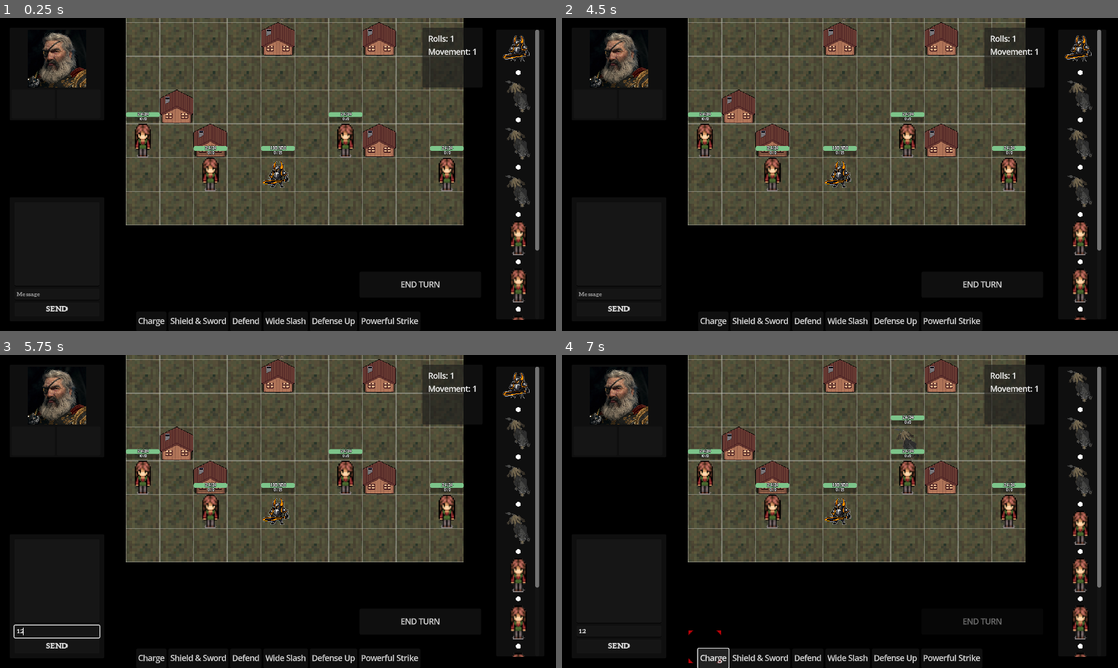
Above: before the commit, frames 1-4 (two rows, left to right).
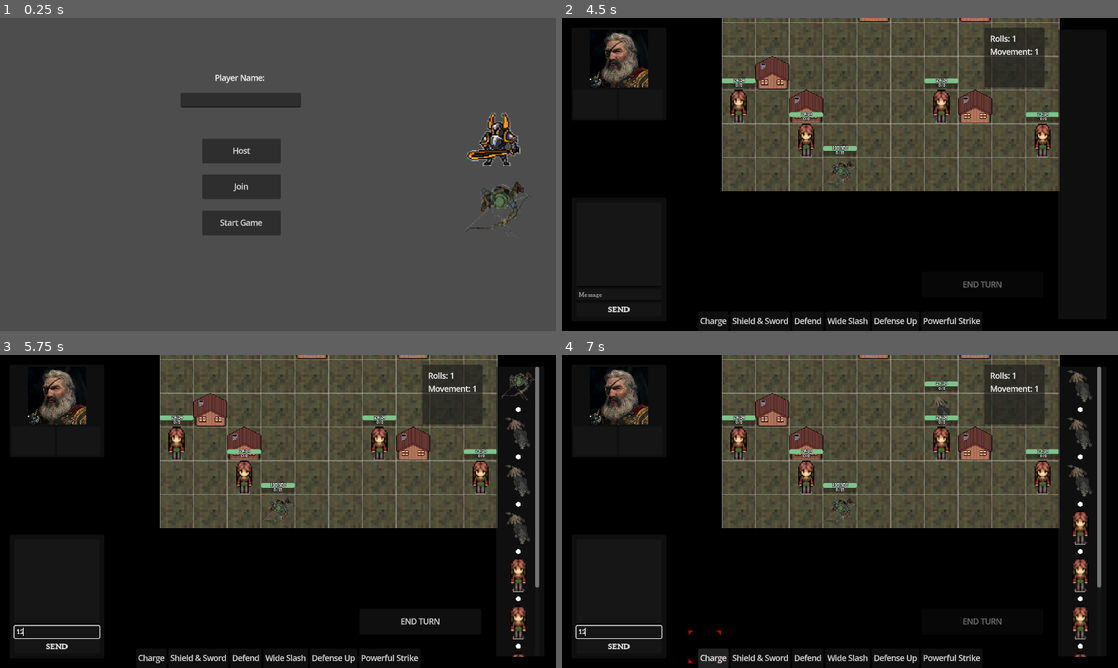
Above: after the commit, the same moments.

Repository: Valar1415/Seed
Game: Godot game, scene res://Utility/Multiplayer Management/MultiplayerController.tscn
The game is run twice, just before and just after one commit, with the same random seed, the same clock (stepped at 60 frames per second) and the same inputs. Before the commit the project starts from res://world.tscn.
Inputs (mouse positions are in pixels of both pictures, inside the frame that each line leads up to):
- Up to frame 1 (0.25 s): no input
- Up to frame 2 (4.5 s): click (1062, 140) at 0.52 s; click (1062, 208) at 1.27 s; click (801, 152) at 2 s, where only the run after the commit has a clickable "Host"; click (801, 187) at 2.75 s, where only the run after the commit has a clickable "Join"; click (617, 309) at 3.5 s, where only the run before the commit has a clickable "SEND"; click (801, 224) at 4.25 s, where only the run after the commit has a clickable "Start Game"
- Up to frame 3 (5.75 s): click (55, 630) at 5.02 s; type "12" at 5.1 s
- Up to frame 4 (7 s): click "END TURN" at 5.75 s; click "Charge" at 6.5 s

The runs differ from the first frame. In frame 1, 78% of the frame differs, in the area x 0-100%, y 0-100%; in frame 2, 21%; in frame 3, 20%; in frame 4, 20%.
Error after the commit: Invalid operands 'String' and 'int' in operator '+'. (res://Utility/Multiplayer)

Commit message:
Multiplayer :D :D
Also initiative manager fix, some sync issues fixed

Diff:
--- a/Characters/NPCs/attributes.gd
+++ b/Characters/NPCs/attributes.gd
@@ -1,5 +1,5 @@
 extends Control
 
 
-func _process(delta: float) -> void:
+func _process(_delta: float) -> void:
 	$".".position = $"..".global_position + Vector2(-35, -35)
--- a/Characters/NPCs/wolf.gd
+++ b/Characters/NPCs/wolf.gd
@@ -3,7 +3,6 @@
 # Get nodes
 @onready var tile_map: Node2D = $"../../../TileMap"
 @onready var tileMap_ground: TileMapLayer = $"../../../TileMap/Ground"
-@onready var player: Area2D = $"../../Allies/Player"
 @onready var range: Area2D = $Range
 @onready var allies: Node2D = $"../../Allies"
 
--- a/Characters/PCs/player.gd
+++ b/Characters/PCs/player.gd
@@ -1,7 +1,13 @@
 extends Area2D
+
+## MULTIPLAYER
+@onready var authority = $MultiplayerSynchronizer.get_multiplayer_authority() == multiplayer.get_unique_id()
+@onready var player_data = GameManager.Players[multiplayer.get_unique_id()]
 
 ## GET NODES
 @onready var enemies: Array = $"../../Enemies".get_children()
+@onready var sprite: Sprite2D = $Sprite2D
+
 
 ## ENVIRONMENT
 @onready var tile_map: Node2D = $"../../../TileMap"
@@ -52,8 +58,13 @@
 
 
 func _ready() -> void:
+	$MultiplayerSynchronizer.set_multiplayer_authority(str(name).to_int())
+	set_class_texture(player_data["class"])
+
+	await get_tree().create_timer(0.1).timeout
 	snap_to_nearest_tile()
 	$Camera2D.position = global_position
+	print("haha: ", player_data)
 	#%HealthLbl.max_value = max_health
 	#%ArmorLbl.max_value = max_armor
 
@@ -72,7 +83,7 @@
 	if is_dragging: # Mouse Drag&Drop
 		global_position = mouse_pos
 
-func _input_event(viewport, event, shape_idx): # Mouse Drag&Drop
+func _input_event(_viewport, event, _shape_idx): # Mouse Drag&Drop
 	if event is InputEventMouseButton and event.pressed:
 		if event.button_index == MOUSE_BUTTON_LEFT:
 			is_dragging = true
@@ -85,46 +96,49 @@
 			snap_to_nearest_tile()
 
 func _input(event: InputEvent) -> void:
-	if turn and chat_inactive and movement:
-		if event.is_action_pressed("ui_up"):
-			move(Vector2.UP)
-		elif event.is_action_pressed("ui_down"):
-			move(Vector2.DOWN)
-		elif event.is_action_pressed("ui_left"):
-			move(Vector2.LEFT)
-		elif  event.is_action_pressed("ui_right"):
-			move(Vector2.RIGHT)
+	if authority:
+		if turn and chat_inactive and movement:
+			if event.is_action_pressed("ui_up"):
+				move(Vector2.UP)
+			elif event.is_action_pressed("ui_down"):
+				move(Vector2.DOWN)
+			elif event.is_action_pressed("ui_left"):
+				move(Vector2.LEFT)
+			elif  event.is_action_pressed("ui_right"):
+				move(Vector2.RIGHT)
+
+			if event.is_action_pressed("mouse_left_click") and targeting_active:
+				# Calculate the mouse position in the TileMap's local space
+				var n = calculate_mouse_pos()
+				var tile_pos = n[1]
+
+				# Find enemy on selected tile
+				var target_pos = Vector2(tile_pos.x, tile_pos.y)
+				var target_enemy = find_enemy_on_tile(tile_pos)
+
+				# Check if ranged attack is blocked
+				#print("collided with: ", raycast.get_collider().name)
+				var range_atk_collider = raycast.get_collider()
+
+				# Execute the ability with the target tile position
+				if !range_atk_collider.is_in_group("obstacle"): # Check if ranged attack is blocked
+					if rolls > 0:
+							execute_ability(current_ability, target_pos, target_enemy)
+
+				# Deactivate targeting
+				targeting_active = false
+				target_icon.visible = false
+				raycast.enabled = false
+
 
 	if event.is_action_pressed("ui_accept"): # Enter - Send message
 		world._on_send_pressed()
 
-	if (event is InputEventMouseButton) and event.pressed: # Release focus from chat
-		var evLocal = make_input_local(event)
-		if !Rect2(Vector2(0,0), %Message.get_size()).has_point(evLocal.position):
-			%Message.release_focus()
-
-		if event.is_action_pressed("mouse_left_click") and targeting_active:
-			# Calculate the mouse position in the TileMap's local space
-			var n = calculate_mouse_pos()
-			var tile_pos = n[1]
-
-			# Find enemy on selected tile
-			var target_pos = Vector2(tile_pos.x, tile_pos.y)
-			var target_enemy = find_enemy_on_tile(tile_pos)
-
-			# Check if ranged attack is blocked
-			#print("collided with: ", raycast.get_collider().name)
-			var range_atk_collider = raycast.get_collider()
-
-			# Execute the ability with the target tile position
-			if !range_atk_collider.is_in_group("obstacle"): # Check if ranged attack is blocked
-				if rolls > 0:
-						execute_ability(current_ability, target_pos, target_enemy)
-
-			# Deactivate targeting
-			targeting_active = false
-			target_icon.visible = false
-			raycast.enabled = false
+	#if (event is InputEventMouseButton) and event.pressed: # Release focus from chat
+		#var evLocal = make_input_local(event)
+		#if !Rect2(Vector2(0,0), %Message.get_size()).has_point(evLocal.position):
+			#%Message.release_focus()
+
 
 func move(direction: Vector2):
 	var current_tile: Vector2i = tileMap_ground.local_to_map(global_position)
@@ -217,8 +231,7 @@
 	%ArmorBar.value = armor
 	%ArmorLbl.text = str(armor, "/", max_armor)
 
-#func update_rolls():
-	#
+
 
 ## ABILITIES
 
@@ -288,6 +301,15 @@
 	var closest_tile = tileMap_ground.local_to_map(global_position)
 	global_position = tileMap_ground.map_to_local(closest_tile)
 
+func set_class_texture(selected_class: String):
+	match selected_class:
+		"knighter":
+			sprite.texture = preload("res://Characters/PCs/Knighter.png")
+		"ranger":
+			sprite.texture = preload("res://Characters/PCs/Ranger.png")
+		_:
+			print("Unknown class: " + selected_class)
+
 ## SIGNALS
 
 func _on_end_turn_button_pressed() -> void:
--- a/Characters/PCs/player.tscn
+++ b/Characters/PCs/player.tscn
@@ -38,6 +38,11 @@
 corner_radius_top_right = 4
 corner_radius_bottom_right = 4
 corner_radius_bottom_left = 4
+
+[sub_resource type="SceneReplicationConfig" id="SceneReplicationConfig_j5j14"]
+properties/0/path = NodePath(".:position")
+properties/0/spawn = true
+properties/0/replication_mode = 1
 
 [node name="Player" type="Area2D" groups=["player"]]
 z_index = 5
@@ -196,6 +201,7 @@
 grow_horizontal = 0
 grow_vertical = 0
 size_flags_vertical = 8
+focus_mode = 0
 disabled = true
 text = "END TURN"
 
@@ -213,26 +219,32 @@
 
 [node name="A1" type="Button" parent="CanvasLayer/Abilities"]
 layout_mode = 2
+focus_mode = 0
 text = "Charge"
 
 [node name="A2" type="Button" parent="CanvasLayer/Abilities"]
 layout_mode = 2
+focus_mode = 0
 text = "Shield & Sword"
 
 [node name="A3" type="Button" parent="CanvasLayer/Abilities"]
 layout_mode = 2
+focus_mode = 0
 text = "Defend"
 
 [node name="A4" type="Button" parent="CanvasLayer/Abilities"]
 layout_mode = 2
+focus_mode = 0
 text = "Wide Slash"
 
 [node name="A5" type="Button" parent="CanvasLayer/Abilities"]
 layout_mode = 2
+focus_mode = 0
 text = "Defense Up"
 
 [node name="A6" type="Button" parent="CanvasLayer/Abilities"]
 layout_mode = 2
+focus_mode = 0
 text = "Powerful Strike"
 
 [node name="Rolls&Movement" type="PanelContainer" parent="CanvasLayer"]
@@ -328,6 +340,11 @@
 layout_mode = 2
 columns = 4
 
+[node name="MultiplayerSynchronizer" type="MultiplayerSynchronizer" parent="."]
+replication_interval = 0.1
+delta_interval = 0.1
+replication_config = SubResource("SceneReplicationConfig_j5j14")
+
 [connection signal="input_event" from="." to="." method="_input_event"]
 [connection signal="pressed" from="CanvasLayer/EndTurnButton" to="." method="_on_end_turn_button_pressed"]
 [connection signal="pressed" from="CanvasLayer/Abilities/A1" to="." method="_on_a_1_pressed"]
--- /dev/null
+++ b/Utility/Multiplayer Management/MultiplayerController.gd
@@ -0,0 +1,97 @@
+extends Control
+
+@export var Address = "127.0.0.1"
+@export var port = 8910
+var peer
+
+var selected_class = "knighter"
+
+# Called when the node enters the scene tree for the first time.
+func _ready():
+	multiplayer.peer_connected.connect(peer_connected)
+	multiplayer.peer_disconnected.connect(peer_disconnected)
+	multiplayer.connected_to_server.connect(connected_to_server)
+	multiplayer.connection_failed.connect(connection_failed)
+	if "--server" in OS.get_cmdline_args():
+		hostGame()
+
+
+# this get called on the server and clients
+func peer_connected(id):
+	print("Player Connected " + str(id))
+
+# this get called on the server and clients
+func peer_disconnected(id):
+	print("Player Disconnected " + str(id))
+	GameManager.Players.erase(id)
+	var players = get_tree().get_nodes_in_group("player")
+	for i in players:
+		if i.name == str(id):
+			i.queue_free()
+
+# called only from clients
+func connected_to_server():
+	print("connected To Sever!")
+	SendPlayerInformation.rpc_id(1, $PlayerName.text, multiplayer.get_unique_id(), selected_class)
+
+# called only from clients
+func connection_failed():
+	print("Couldnt Connect")
+
+@rpc("any_peer")
+func SendPlayerInformation(name, id, selected_class):
+	if !GameManager.Players.has(id):
+		GameManager.Players[id] ={
+			"name" : name,
+			"id" : id,
+			"class": selected_class
+		}
+
+	if multiplayer.is_server():
+		for i in GameManager.Players:
+			SendPlayerInformation.rpc(GameManager.Players[i].name, i, GameManager.Players[i].class)
+
+@rpc("any_peer","call_local")
+func StartGame():
+	var scene = load("res://world.tscn").instantiate()
+	get_tree().root.add_child(scene)
+	self.hide()
+
+func hostGame():
+	peer = ENetMultiplayerPeer.new()
+	var error = peer.create_server(port, 3)
+	if error != OK:
+		print("cannot host: " + error)
+		return
+	peer.get_host().compress(ENetConnection.COMPRESS_RANGE_CODER)
+
+	multiplayer.set_multiplayer_peer(peer)
+	print("Waiting For Players!")
+
+
+func _on_host_button_down():
+	hostGame()
+	SendPlayerInformation($PlayerName.text, multiplayer.get_unique_id(), selected_class)
+	pass # Replace with function body.
+
+
+func _on_join_button_down():
+	peer = ENetMultiplayerPeer.new()
+	peer.create_client(Address, port)
+	peer.get_host().compress(ENetConnection.COMPRESS_RANGE_CODER)
+	multiplayer.set_multiplayer_peer(peer)
+	pass # Replace with function body.
+
+
+func _on_start_game_button_down():
+	StartGame.rpc()
+	pass # Replace with function body.
+
+
+## CLASS SELECTION
+
+func _on_knighter_class_pressed() -> void:
+	selected_class = "knighter"
+
+func _on_ranger_class_pressed() -> void:
+	selected_class = "ranger"
--- /dev/null
+++ b/Utility/Multiplayer Management/MultiplayerController.tscn
@@ -0,0 +1,121 @@
+[gd_scene load_steps=6 format=3 uid="uid://dspcifktf4fm8"]
+
+[ext_resource type="Script" path="res://Utility/Multiplayer Management/MultiplayerController.gd" id="1_q27r7"]
+[ext_resource type="Texture2D" uid="uid://b3442xm58r22h" path="res://Characters/PCs/Knighter.png" id="2_wj2ui"]
+[ext_resource type="Texture2D" uid="uid://dnxp837jin7xo" path="res://Characters/PCs/Ranger.png" id="3_87lb6"]
+[ext_resource type="Texture2D" uid="uid://ba2vovnx8jg60" path="res://Characters/PCs/KnighterHover.png" id="3_x6ph7"]
+[ext_resource type="Texture2D" uid="uid://bwmdhrbt0uexu" path="res://Characters/PCs/RangerHover.png" id="5_1xgic"]
+
+[node name="MultiplayerController" type="Control"]
+layout_mode = 3
+anchors_preset = 15
+anchor_right = 1.0
+anchor_bottom = 1.0
+grow_horizontal = 2
+grow_vertical = 2
+script = ExtResource("1_q27r7")
+
+[node name="ClassChoice" type="MarginContainer" parent="."]
+layout_mode = 1
+anchors_preset = 15
+anchor_right = 1.0
+anchor_bottom = 1.0
+grow_horizontal = 2
+grow_vertical = 2
+theme_override_constants/margin_left = 50
+theme_override_constants/margin_top = 50
+theme_override_constants/margin_right = 50
+theme_override_constants/margin_bottom = 50
+
+[node name="VBoxContainer" type="VBoxContainer" parent="ClassChoice"]
+layout_mode = 2
+size_flags_horizontal = 8
+size_flags_vertical = 4
+
+[node name="KnighterClass" type="TextureButton" parent="ClassChoice/VBoxContainer"]
+custom_minimum_size = Vector2(140, 140)
+layout_mode = 2
+texture_normal = ExtResource("2_wj2ui")
+texture_hover = ExtResource("3_x6ph7")
+stretch_mode = 0
+
+[node name="RangerClass" type="TextureButton" parent="ClassChoice/VBoxContainer"]
+custom_minimum_size = Vector2(140, 140)
+layout_mode = 2
+texture_normal = ExtResource("3_87lb6")
+texture_hover = ExtResource("5_1xgic")
+stretch_mode = 0
+
+[node name="Host" type="Button" parent="."]
+layout_mode = 1
+anchors_preset = 8
+anchor_left = 0.5
+anchor_top = 0.5
+anchor_right = 0.5
+anchor_bottom = 0.5
+offset_left = -157.0
+offset_top = -73.9998
+offset_right = 6.0
+offset_bottom = -22.9998
+grow_horizontal = 2
+grow_vertical = 2
+text = "Host"
+
+[node name="Join" type="Button" parent="."]
+layout_mode = 1
+anchors_preset = 8
+anchor_left = 0.5
+anchor_top = 0.5
+anchor_right = 0.5
+anchor_bottom = 0.5
+offset_left = -157.0
+offset_top = 0.000152588
+offset_right = 6.0
+offset_bottom = 51.0002
+grow_horizontal = 2
+grow_vertical = 2
+text = "Join"
+
+[node name="StartGame" type="Button" parent="."]
+layout_mode = 1
+anchors_preset = 8
+anchor_left = 0.5
+anchor_top = 0.5
+anchor_right = 0.5
+anchor_bottom = 0.5
+offset_left = -157.0
+offset_top = 75.0002
+offset_right = 6.0
+offset_bottom = 126.0
+grow_horizontal = 2
+grow_vertical = 2
+text = "Start Game"
+
+[node name="PlayerName" type="LineEdit" parent="."]
+custom_minimum_size = Vector2(250, 25)
+layout_mode = 1
+anchors_preset = 8
+anchor_left = 0.5
+anchor_top = 0.5
+anchor_right = 0.5
+anchor_bottom = 0.5
+offset_left = -202.0
+offset_top = -169.0
+offset_right = 48.0
+offset_bottom = -138.667
+grow_horizontal = 2
+grow_vertical = 2
+
+[node name="Label" type="Label" parent="."]
+layout_mode = 0
+offset_left = 445.0
+offset_top = 113.0
+offset_right = 549.0
+offset_bottom = 136.0
+text = "Player Name:"
+
+[connection signal="pressed" from="ClassChoice/VBoxContainer/KnighterClass" to="." method="_on_knighter_class_pressed"]
+[connection signal="pressed" from="ClassChoice/VBoxContainer/RangerClass" to="." method="_on_ranger_class_pressed"]
+[connection signal="pressed" from="Host" to="." method="_on_host_button_down"]
+[connection signal="pressed" from="Join" to="." method="_on_join_button_down"]
+[connection signal="pressed" from="StartGame" to="." method="_on_start_game_button_down"]
--- /dev/null
+++ b/Utility/Multiplayer Management/game_manager.gd
@@ -0,0 +1,3 @@
+extends Node
+
+var Players = {}
--- a/Utility/TurnManager/UIInitiativeBar.gd
+++ b/Utility/TurnManager/UIInitiativeBar.gd
@@ -10,13 +10,15 @@
 	UiEventBus.turn_end.connect(sort_initiative_bar)
 
 
-func add_initiative_bar(order):
+func add_initiative_bar(order) -> void:
 	# Clear existing TextureRects before adding new ones
 	clear_children()
 
 	for entry in order:
 		var char_name = entry["name"]
+		#print(char_name)
 		var char_sprite = get_character_sprite(char_name)
+
 
 		# Instance the TextureRect from the template scene
 		var texture_instance = placeholder_texture.instantiate()
@@ -52,8 +54,8 @@
 
 # Helper function to get the character sprite (finds it from enemies/allies)
 func get_character_sprite(char_name: String) -> Sprite2D:
-	var characters_root = get_tree().root.get_node("World/Combatants")  # Adjust path to the characters root node
-	var character = characters_root.find_child(char_name, true)
+	var characters_root = get_tree().root.get_node("World/Combatants")
+	var character = characters_root.find_child(char_name, true, false)
 
 	if character and character.has_node("Sprite2D"):
 		return character.get_node("Sprite2D")
--- a/Utility/TurnManager/initiative_manager.gd
+++ b/Utility/TurnManager/initiative_manager.gd
@@ -1,12 +1,15 @@
 extends Node2D
 
-@onready var enemies: Array = $"../Combatants/Enemies".get_children()
-@onready var allies: Array = $"../Combatants/Allies".get_children()
+var enemies: Array
+var allies: Array
 
 var initiative_order: Array = []
 
 
 func _ready() -> void:
+	await get_tree().create_timer(1.1).timeout
+	enemies = $"../Combatants/Enemies".get_children()
+	allies = $"../Combatants/Allies".get_children()
 	var characters = enemies + allies
 
 	# Roll initiative and store character name with the rolled initiative
@@ -17,8 +20,6 @@
 	# Sort in descending order
 	initiative_order.sort_custom(func(a, b): return a["initiative"] > b["initiative"])
 
-
-	await get_tree().create_timer(0.1).timeout
 	UiEventBus.initiative_order.emit(initiative_order)
 	# Print name and their rolled initiative
 	#for entry in initiative_order:
@@ -41,10 +42,10 @@
 	start_turns()
 
 
-func find_combatant_by_name(name: String) -> Node:
+func find_combatant_by_name(char_name: String) -> Node:
 	var characters = enemies + allies
 	for character in characters:
-		if character.name == name:
+		if character.name == char_name:
 			return character
 	return null
 
--- a/project.godot
+++ b/project.godot
@@ -11,7 +11,7 @@
 [application]
 
 config/name="Seed"
-run/main_scene="res://world.tscn"
+run/main_scene="res://Utility/Multiplayer Management/MultiplayerController.tscn"
 config/features=PackedStringArray("4.3", "Forward Plus")
 config/icon="res://icon.svg"
 
@@ -19,6 +19,7 @@
 
 DiceRoll="*res://Utility/DiceRoll/DiceRoll.gd"
 UiEventBus="*res://Utility/Event Buses/UI_Event_Bus.gd"
+GameManager="*res://Utility/Multiplayer Management/game_manager.gd"
 
 [display]
 
--- a/world.gd
+++ b/world.gd
@@ -2,7 +2,8 @@
 
 
 # Characters
-@onready var player: Area2D = $Combatants/Allies/Player
+@export var PlayerScene : PackedScene
+@onready var allies: Node2D = $Combatants/Allies
 
 
 # Chat
@@ -11,31 +12,39 @@
 @onready var chatbox := %Chatbox
 
 
+func _ready(): # Multiplayer Spawn & Authority?
+	var index = 0
+	for i in GameManager.Players:
+		var currentPlayer = PlayerScene.instantiate()
+		currentPlayer.name = str(GameManager.Players[i].id)
+		allies.add_child(currentPlayer)
+		for spawn in get_tree().get_nodes_in_group("PlayerSpawnPoint"):
+			if spawn.name == str(index):
+				currentPlayer.global_position = spawn.global_position
+		index += 1
+
+
+
+
 
 func _on_send_pressed() -> void:
-	%Send.release_focus()
+	%Message.release_focus()
 
 	if message.text != "":
 		chatbox.text += str("Knighter: ", message.text, "\n")
 		chatbox.scroll_vertical = chatbox.get_line_height()
-		player.roll_dice(message.text)
+		roll_dice(message.text)
 		message.text = ""
 
+
+
+func roll_dice(dice):
+	var result = DiceRoll.roll(dice)
+	print(result)
+	if result != 0:
+		type_dice_result(result)
+		return result
 
 func type_dice_result(result):
 		chatbox.text += str("Result = ", result, "\n")
 		chatbox.scroll_vertical = chatbox.get_line_height()
-
-#func roll_dice(dice): # ovo je bilo prije nego smo trebali passat value abilitiu
-	#var result = DiceRoll.roll(dice)
-	#print(result)
-	#if result != 0:
-		#chatbox.text += str("Result = ", result, "\n")
-		#chatbox.scroll_vertical = chatbox.get_line_height()
-
-
-#func pass_initiative(init):
-	#
-	#
-	#await player_inits
-	#initManager.set_initiative_order()
--- a/world.tscn
+++ b/world.tscn
@@ -18,6 +18,7 @@
 
 [node name="World" type="Node2D"]
 script = ExtResource("1_o32pj")
+PlayerScene = ExtResource("1_8siv5")
 
 [node name="PathDebug" type="Line2D" parent="."]
 script = ExtResource("2_ff5n6")
@@ -55,9 +56,6 @@
 
 [node name="Allies" type="Node2D" parent="Combatants"]
 
-[node name="Player" parent="Combatants/Allies" instance=ExtResource("1_8siv5")]
-position = Vector2(333, 611)
-
 [node name="NPC" parent="Combatants/Allies" instance=ExtResource("8_gpimd")]
 
 [node name="NPC2" parent="Combatants/Allies" instance=ExtResource("8_gpimd")]
@@ -68,6 +66,20 @@
 
 [node name="NPC4" parent="Combatants/Allies" instance=ExtResource("8_gpimd")]
 position = Vector2(34, 524)
+
+[node name="SpawnPoints" type="Node2D" parent="."]
+
+[node name="0" type="Node2D" parent="SpawnPoints" groups=["PlayerSpawnPoint"]]
+position = Vector2(238, 668)
+
+[node name="1" type="Node2D" parent="SpawnPoints" groups=["PlayerSpawnPoint"]]
+position = Vector2(318, 668)
+
+[node name="2" type="Node2D" parent="SpawnPoints" groups=["PlayerSpawnPoint"]]
+position = Vector2(383, 667)
+
+[node name="3" type="Node2D" parent="SpawnPoints" groups=["PlayerSpawnPoint"]]
+position = Vector2(454, 673)
 
 [node name="GUI" type="CanvasLayer" parent="."]
 
@@ -151,10 +163,9 @@
 unique_name_in_owner = true
 layout_mode = 2
 size_flags_vertical = 8
+focus_mode = 0
 theme_override_fonts/font = ExtResource("11_8jqm7")
 theme_override_font_sizes/font_size = 16
 text = "SEND"
 
-[connection signal="focus_entered" from="GUI/PanelContainer/MarginContainer/VBoxContainer/Message" to="Combatants/Allies/Player" method="_on_message_focus_entered"]
-[connection signal="focus_exited" from="GUI/PanelContainer/MarginContainer/VBoxContainer/Message" to="Combatants/Allies/Player" method="_on_message_focus_exited"]
 [connection signal="pressed" from="GUI/PanelContainer/MarginContainer/VBoxContainer/Send" to="." method="_on_send_pressed"]
Binary file added: Characters/PCs/KnighterHover.png
Not shown, added: Characters/PCs/KnighterHover.png.import
Binary file added: Characters/PCs/Ranger.png
Not shown, added: Characters/PCs/Ranger.png.import
Binary file added: Characters/PCs/RangerHover.png
Not shown, added: Characters/PCs/RangerHover.png.import
Not shown: 1 places in Characters/PCs/player.tscn that only renumber resources
